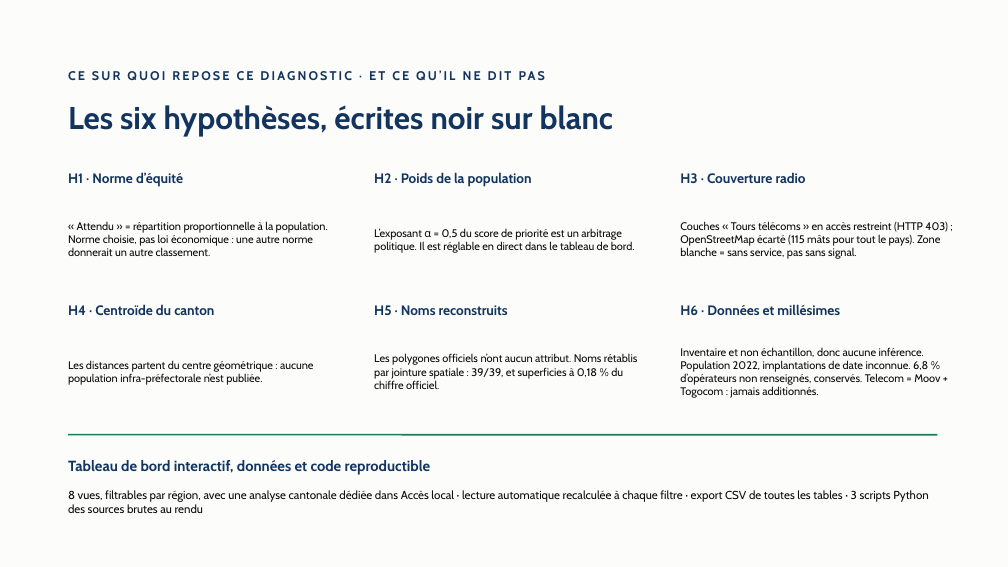
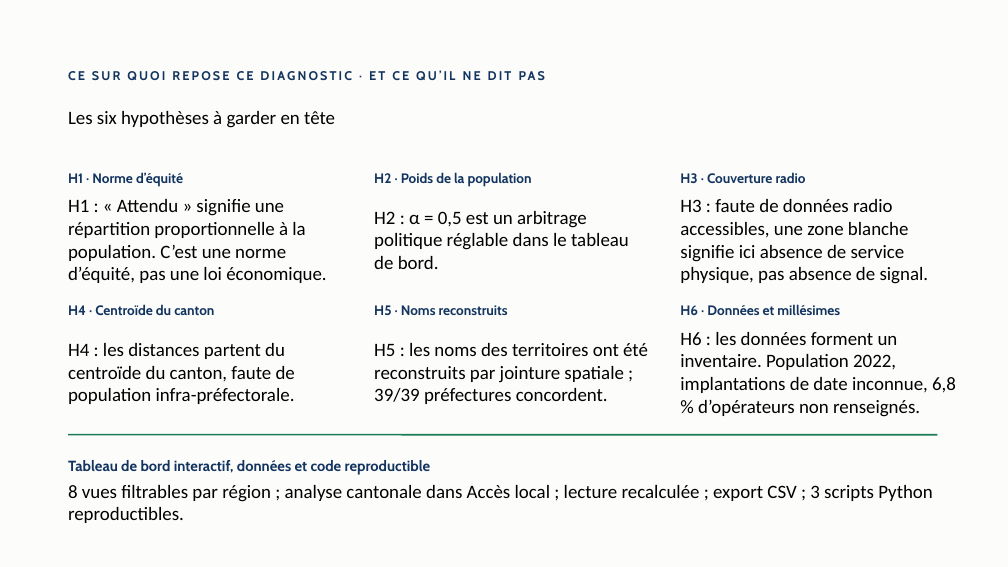
Before and after one commit to jack-junior/togo-acces-numerique, a slide deck: slide 10 of rapport/Rapport_Defi1_Acces_numerique_Togo.pptx. Drawn at 1008x567 pixels with LibreOffice and Linux fonts; fonts in the diff are those of the drawing. Boxes give left, top, right and bottom in pixels: in the first picture for what was removed or moved away, otherwise in the second. Text is boxed around its words. In the diff, an @@ line names an element or a change of style, - is before the commit and + after.

```diff
--- a/rapport/Rapport_Defi1_Acces_numerique_Togo.pptx
+++ b/rapport/Rapport_Defi1_Acces_numerique_Togo.pptx
@@ text at (68,111,335,128): text changed; size 30 to 18 pt; font Cabin to Calibri; text colour #12345F to #000000; bold off @@
-Les six hypothèses, écrites noir sur blanc
+Les six hypothèses à garder en tête
@@ text at (68,199,326,283): text changed; size 10.5 to 18 pt; font Cabin to Calibri; text colour #0B0B0B to #000000 @@
-« Attendu » = répartition proportionnelle à la population. Norme choisie, pas loi économique : une autre norme donnerait un autre classement.
+H1 : « Attendu » signifie une répartition proportionnelle à la population. C’est une norme d’équité, pas une loi économique.
@@ text at (680,199,929,284): text changed; size 10.5 to 18 pt; font Cabin to Calibri; text colour #0B0B0B to #000000 @@
-Couches « Tours télécoms » en accès restreint (HTTP 403) ; OpenStreetMap écarté (115 mâts pour tout le pays). Zone blanche = sans service, pas sans signal.
+H3 : faute de données radio accessibles, une zone blanche signifie ici absence de service physique, pas absence de signal.
@@ text at (374,211,629,269): text changed; size 10.5 to 18 pt; font Cabin to Calibri; text colour #0B0B0B to #000000 @@
-L’exposant α = 0,5 du score de priorité est un arbitrage politique. Il est réglable en direct dans le tableau de bord.
+H2 : α = 0,5 est un arbitrage politique réglable dans le tableau de bord.
@@ text at (68,343,295,404): text changed; size 10.5 to 18 pt; font Cabin to Calibri; text colour #0B0B0B to #000000 @@
-Les distances partent du centre géométrique : aucune population infra-préfectorale n’est publiée.
+H4 : les distances partent du centroïde du canton, faute de population infra-préfectorale.
@@ text at (374,343,648,404): text changed; size 10.5 to 18 pt; font Cabin to Calibri; text colour #0B0B0B to #000000 @@
-Les polygones officiels n’ont aucun attribut. Noms rétablis par jointure spatiale : 39/39, et superficies à 0,18 % du chiffre officiel.
+H5 : les noms des territoires ont été reconstruits par jointure spatiale ; 39/39 préfectures concordent.
@@ text at (680,332,956,417): text changed; size 10.5 to 18 pt; font Cabin to Calibri; text colour #0B0B0B to #000000 @@
-Inventaire et non échantillon, donc aucune inférence. Population 2022, implantations de date inconnue. 6,8 % d’opérateurs non renseignés, conservés. Telecom = Moov + Togocom : jamais additionnés.
+H6 : les données forment un inventaire. Population 2022, implantations de date inconnue, 6,8 % d’opérateurs non renseignés.
@@ text at (68,485,933,523): text changed; size 11 to 18 pt; font Cabin to Calibri; text colour #0B0B0B to #000000 @@
-8 vues, filtrables par région, avec une analyse cantonale dédiée dans Accès local · lecture automatique recalculée à chaque filtre · export CSV de toutes les tables · 3 scripts Python des sources brutes au rendu
+8 vues filtrables par région ; analyse cantonale dans Accès local ; lecture recalculée ; export CSV ; 3 scripts Python reproductibles.
```
Also in this commit, not shown: 6 other slides changed, 1 other file.
